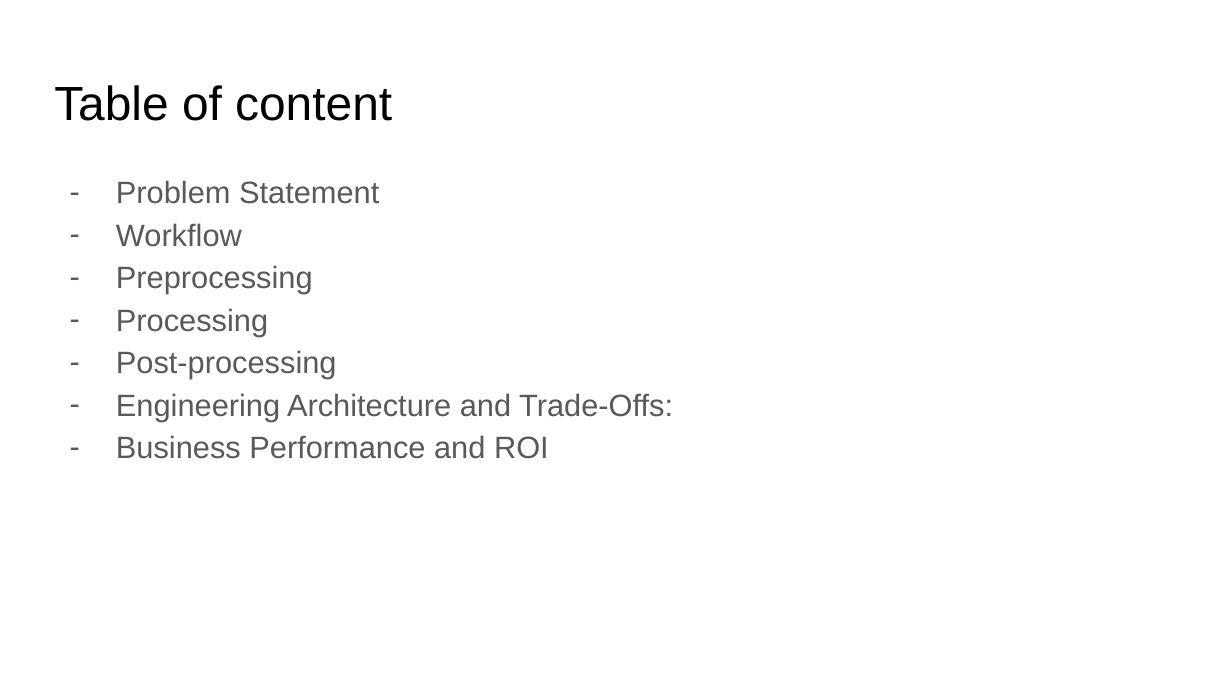
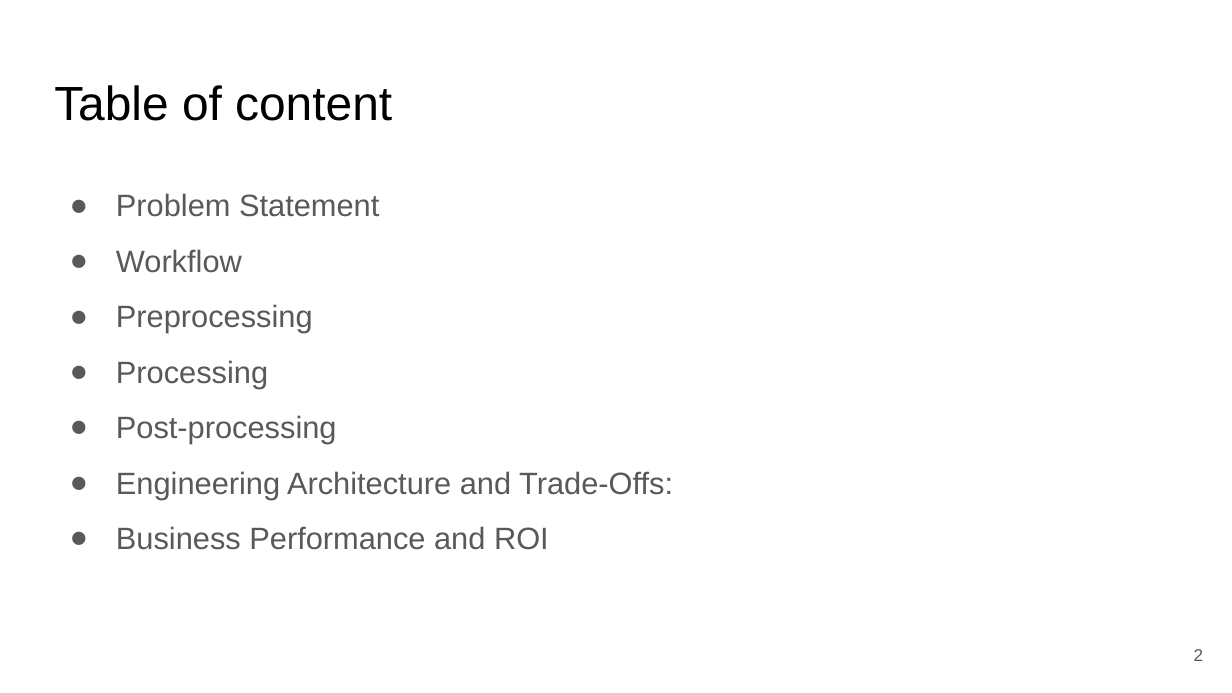
Before and after one commit to bnasr/FFN-CaseStudy, a slide deck: slide 2 of DS Growth Case Study.pptx. Drawn at 1232x693 pixels with LibreOffice and Linux fonts; fonts in the diff are those of the drawing. Boxes give left, top, right and bottom in pixels: in the first picture for what was removed or moved away, otherwise in the second. Text is boxed around its words. In the diff, an @@ line names an element or a change of style, - is before the commit and + after.

```diff
--- a/DS Growth Case Study.pptx
+++ b/DS Growth Case Study.pptx
@@ text "Problem Statement" at [116, 193, 673, 550]: bullet - to ●; line spacing 1.15 to 1.5 @@
@@ page number added at [1194, 649, 1204, 661], 10 pt, text #595959 @@
+2
```
Also in this commit, not shown: 23 other slides changed, 1 slide added, 1 other file.
